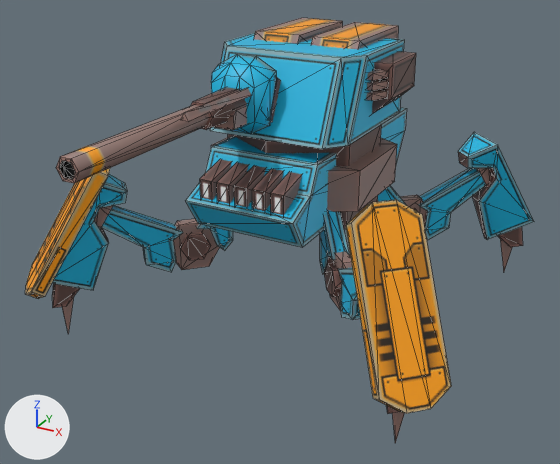
A saved change to the Blender file com.pa.anon.union.server/pa/units/union/land/adv_crawler_sniper/adv_crawler_sniper.blend.
The view is the same before and after, from a 50 mm lens placed at (18.5, -36.3, 21.4), pointed at (0.4, -3.4, 4.9). The lights are fixed; the arrows at lower left show +X, +Y and +Z. Mesh edges are drawn as thin lines.

Before the edit, the objects in view are built like this:
```python
mat_material = principled_material('Material')
mat_material.texture = img_adv_crawler_sniper_template_png
me_plane_011 = bpy.data.meshes.new('Plane.011')
me_plane_011.from_pydata(...)  # 698 vertices, 1023 faces; spans x -11.8..11.8, y -16.5..11.0, z -1.0..14.6
me_plane_011.materials.append(mat_material)  # picture img_adv_crawler_sniper_template_png
ob_adv_crawler_sniper = bpy.data.objects.new('adv_crawler_sniper', me_plane_011)
ob_adv_crawler_sniper.location = (0.0, 0.0, 0.0)
```
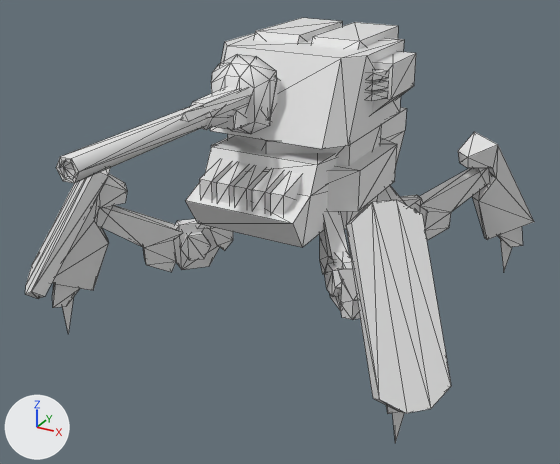
The newer file is also rescaled (x0.4) as a whole; pictures and numbers use the older file's frame.

What the commit changed:
In material 'Material' (mat_material), texture is no longer img_adv_crawler_sniper_template_png.
In material 'Material' (mat_material), base_color is now set to (0.8, 0.8, 0.8), white #e7e7e7.

Location of each change, [x1, y1, x2, y2] in pixels of the pictures (560 x 464 px):
'adv_crawler_sniper', surface changed
    both: [25, 18, 534, 443]
